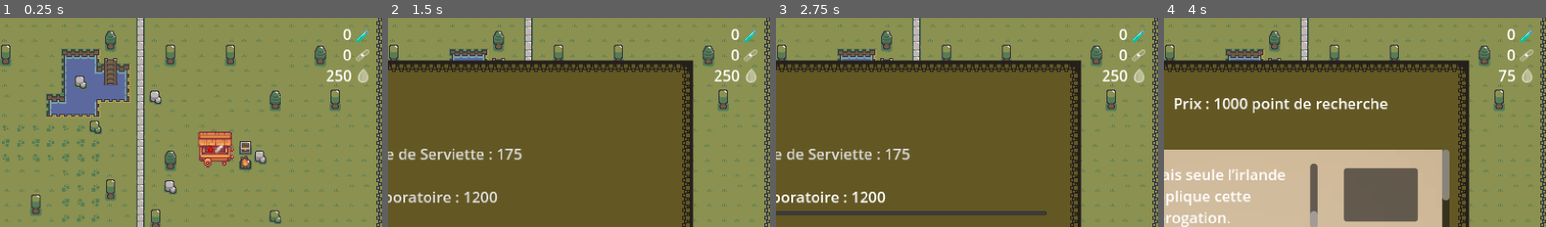
Above: before the commit, frames 1-4 (left to right).
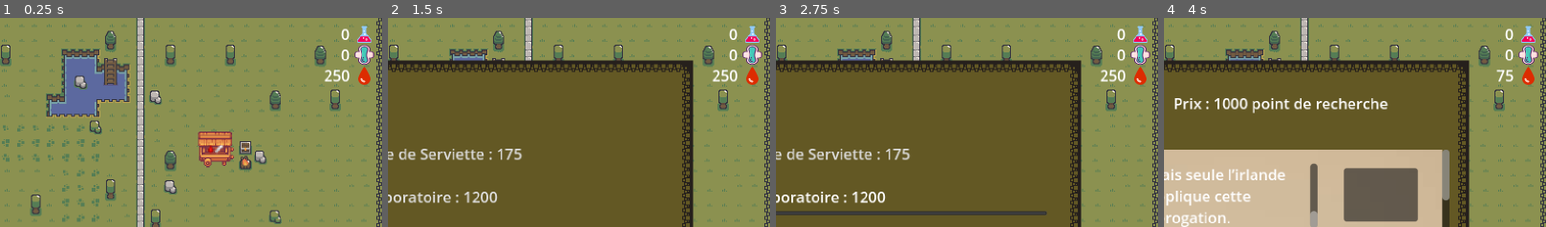
Above: after the commit, the same moments.

Repository: AntoineCuinet/game-reglex
Game: Godot game, scene res://scenes/game.tscn
Same seed, same stepped clock (60 frames per second), same inputs: the game is played once before the commit and once after it.
Inputs (mouse positions are % of the whole screen's width and height, from its top left):
- Up to frame 1 (0.25 s): no input
- Up to frame 2 (1.5 s): click (78, 35) at 0.5 s; click "Shop" at 1.25 s
- Up to frame 3 (2.75 s): click "Laboratoire : 1200" at 2 s
- Up to frame 4 (4 s): click "Usine de Serviette : 175" at 2.75 s; click "Upgrade" at 3.5 s
The pictures show only the part of the screen within x 49-99%, y 4-54%; the shares and areas given below are measured in that part.

The runs differ from the first frame. In frame 1, 1.3% of the frame differs, in the area x 85-98%, y 3-32%; in frame 2, 1.3%; in frame 3, 1.3%; in frame 4, 1.1%.

Commit message:
add emoji

Diff:
--- a/reglex/scenes/Metrics.tscn
+++ b/reglex/scenes/Metrics.tscn
@@ -1,6 +1,9 @@
-[gd_scene load_steps=2 format=3 uid="uid://cgb7aqx2oy734"]
+[gd_scene load_steps=5 format=3 uid="uid://cgb7aqx2oy734"]
 
 [ext_resource type="Script" path="res://scripts/metrics.gd" id="1_tnbei"]
+[ext_resource type="Texture2D" uid="uid://cllyhkx3403mb" path="res://assets/emoji/blood.png" id="2_885uw"]
+[ext_resource type="Texture2D" uid="uid://c8wpl6mxjlr0g" path="res://assets/emoji/pad.png" id="3_lmrfk"]
+[ext_resource type="Texture2D" uid="uid://dn2wjv2j1ufl4" path="res://assets/emoji/lab.png" id="4_ot2gx"]
 
 [node name="Metrics" type="Control"]
 layout_mode = 3
@@ -13,8 +16,8 @@
 
 [node name="PR" type="Label" parent="."]
 layout_mode = 0
-offset_left = -34.0
-offset_right = 40.0
+offset_left = -56.0
+offset_right = 18.0
 offset_bottom = 23.0
 text = "PR
 "
@@ -22,9 +25,9 @@
 
 [node name="PM" type="Label" parent="."]
 layout_mode = 0
-offset_left = -34.0
+offset_left = -56.0
 offset_top = 22.0
-offset_right = 40.0
+offset_right = 18.0
 offset_bottom = 45.0
 text = "PM
 "
@@ -32,9 +35,24 @@
 
 [node name="Blood" type="Label" parent="."]
 layout_mode = 0
-offset_left = -32.0
+offset_left = -54.0
 offset_top = 44.0
-offset_right = 40.0
+offset_right = 18.0
 offset_bottom = 67.0
 text = "B"
 horizontal_alignment = 2
+
+[node name="Blood2" type="Sprite2D" parent="."]
+position = Vector2(33, 56)
+scale = Vector2(0.520833, 0.489583)
+texture = ExtResource("2_885uw")
+
+[node name="Pad" type="Sprite2D" parent="."]
+position = Vector2(33, 33.7656)
+scale = Vector2(0.460938, 0.336426)
+texture = ExtResource("3_lmrfk")
+
+[node name="Lab" type="Sprite2D" parent="."]
+position = Vector2(33, 12)
+scale = Vector2(0.4375, 0.489583)
+texture = ExtResource("4_ot2gx")
--- a/reglex/scripts/metrics.gd
+++ b/reglex/scripts/metrics.gd
@@ -1,11 +1,11 @@
 extends Control
 
 func update_research_points(research_points):
-	$PR.text = str(research_points) + " 🧪"
+	$PR.text = str(research_points)
 
 
 func update_produits_menstruels(produits_menstruels):
-	$PM.text = str(produits_menstruels) + " 🩹"
+	$PM.text = str(produits_menstruels)
 
 func update_blood(blood):
-	$Blood.text = str(blood) + " 🩸"
+	$Blood.text = str(blood)
Binary file added: reglex/assets/emoji/blood.png
Not shown, added: reglex/assets/emoji/blood.png.import
Binary file added: reglex/assets/emoji/lab.png
Not shown, added: reglex/assets/emoji/lab.png.import
Binary file added: reglex/assets/emoji/pad.png
Not shown, added: reglex/assets/emoji/pad.png.import
